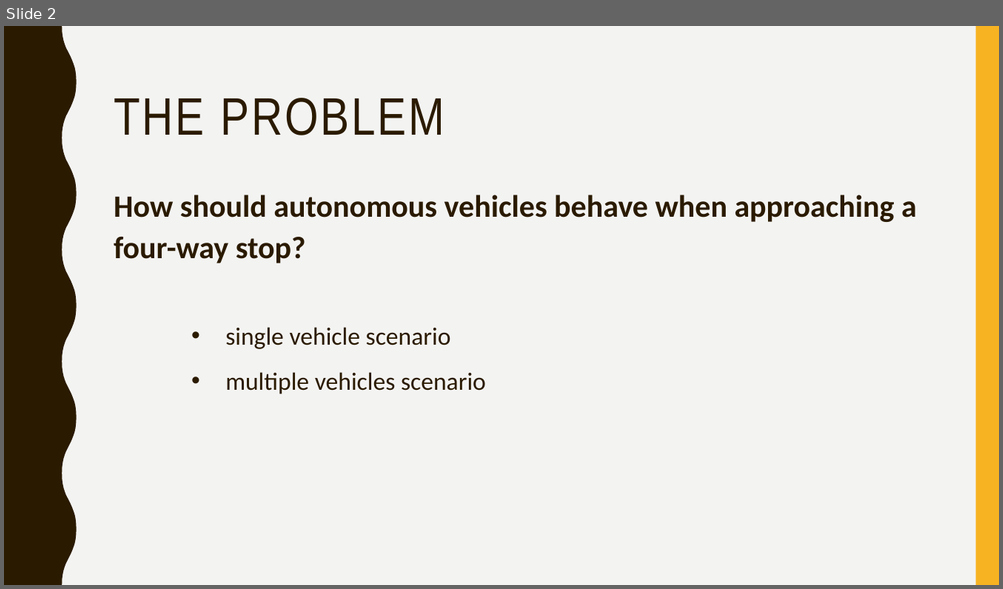
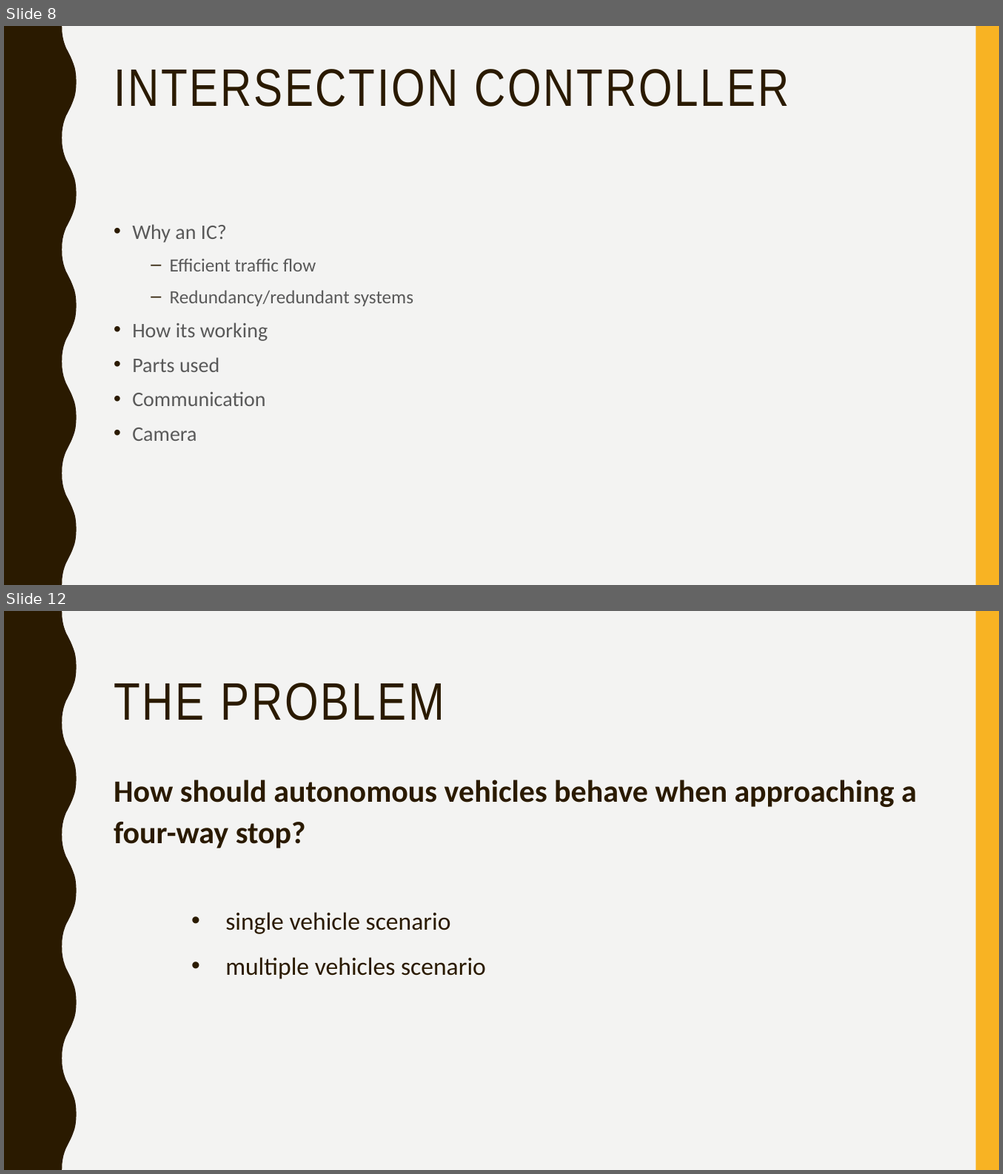
Before and after one commit to jean-lucas/vic, a slide deck: Presentation/Vehicle Intersection Control Presentation.pptx. Shown one above the other, each under a label of ours: slide 2 before the commit, slides 8 and 12 after it; the slides between them are not shown. The pictures are 1003x589 and 1003x1174 pixels, drawn with LibreOffice and Linux fonts; fonts in the diff are those of the drawing. Boxes give left, top, right and bottom in pixels: in the first picture for what was removed or moved away, otherwise in the second. Text is boxed around its words. In the diff, an @@ line names an element or a change of style, - is before the commit and + after.

```diff
--- a/Presentation/Vehicle Intersection Control Presentation.pptx
+++ b/Presentation/Vehicle Intersection Control Presentation.pptx
@@ slide 8 added at bbox=[4, 26, 999, 585], background #F3F3F2; not listed: 2 template elements that a slide beside it also shows @@
@@ title added at bbox=[114, 69, 789, 107], 51 pt, text #2A1A00 @@
+INTERSECTION CONTROLLER
@@ text added at bbox=[132, 224, 413, 441], 20 pt, text #595959 @@
+• Why an IC?
+  – Efficient traffic flow
+  – Redundancy/redundant systems
+• How its working
+• Parts used
+• Communication
+• Camera
@@ what was slide 2 is now slide 12 @@
```
Also in this commit, not shown: 10 other slides added, 1 slide removed.
